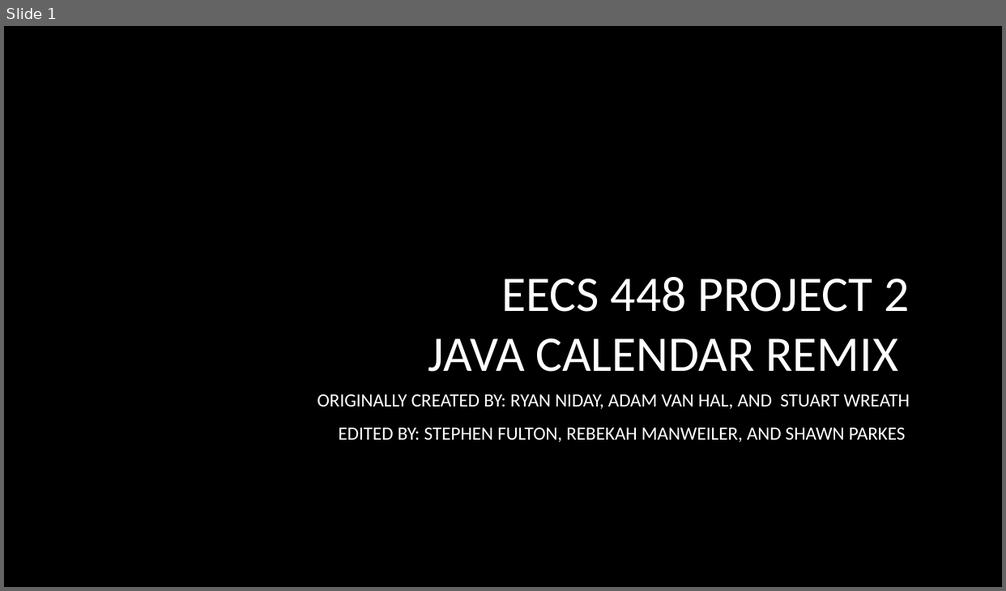
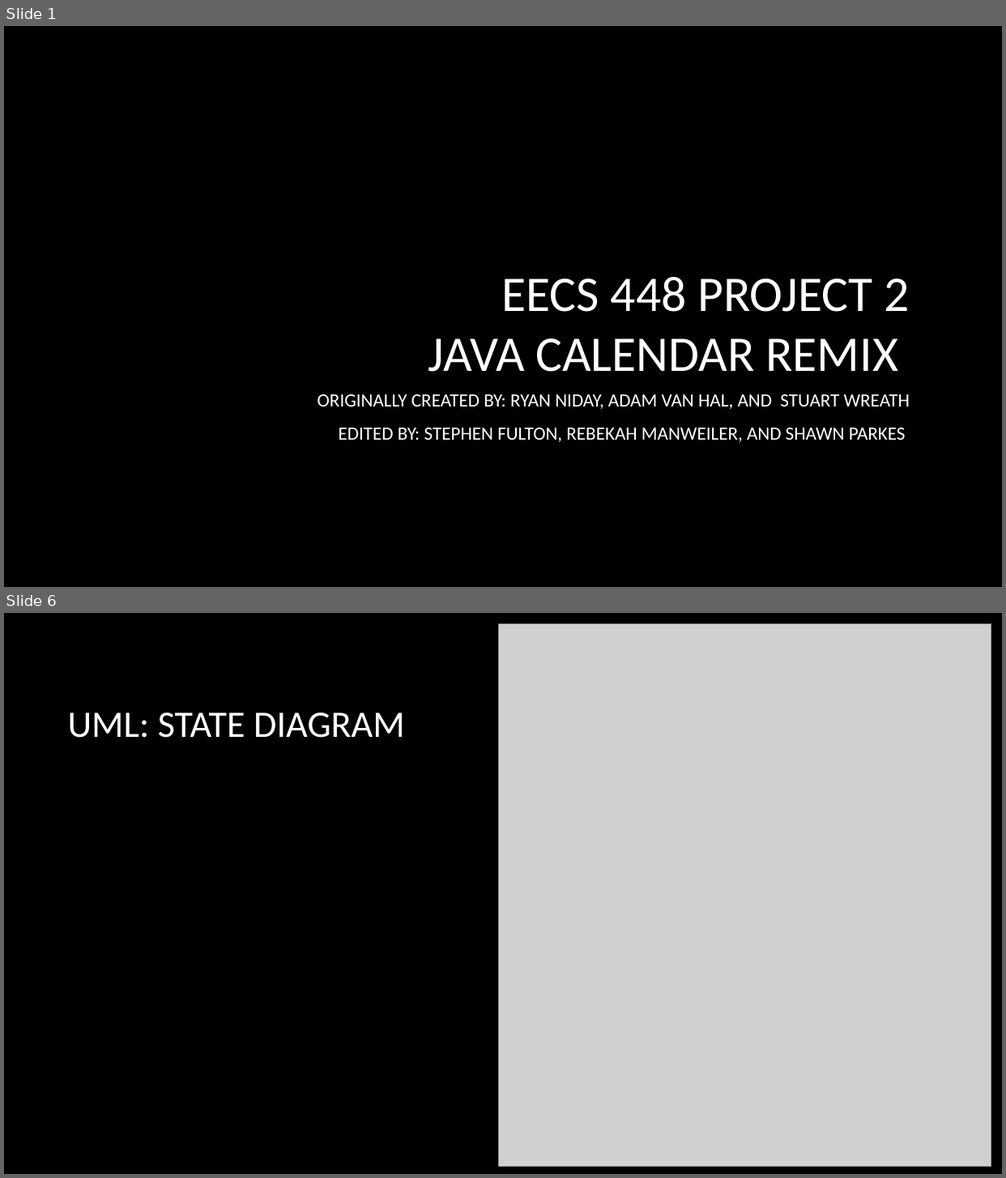
Before and after one commit to StephenWFulton/JavaCalendar, a slide deck: Project2Presentation.pptx. Shown one above the other, each under a label of ours: slide 1 before the commit, slides 1 and 6 after it; the slides between them are not shown. The pictures are 1006x591 and 1006x1178 pixels, drawn with LibreOffice and Linux fonts; fonts in the diff are those of the drawing; grey boxes stand for pictures; background and template pictures are left out. Boxes give left, top, right and bottom in pixels: in the first picture for what was removed or moved away, otherwise in the second. Text is boxed around its words. In the diff, an @@ line names an element or a change of style, - is before the commit and + after.

```diff
--- a/Project2Presentation.pptx
+++ b/Project2Presentation.pptx
@@ slide 6 added at box(4, 613, 1002, 1174), background picture (left out) @@
@@ picture added at box(498, 624, 991, 1167) @@
@@ title added at box(68, 713, 405, 738), 36 pt, text #FFFFFF @@
+UML: STATE DIAGRAM
```
Also in this commit, not shown: 7 other slides added.
